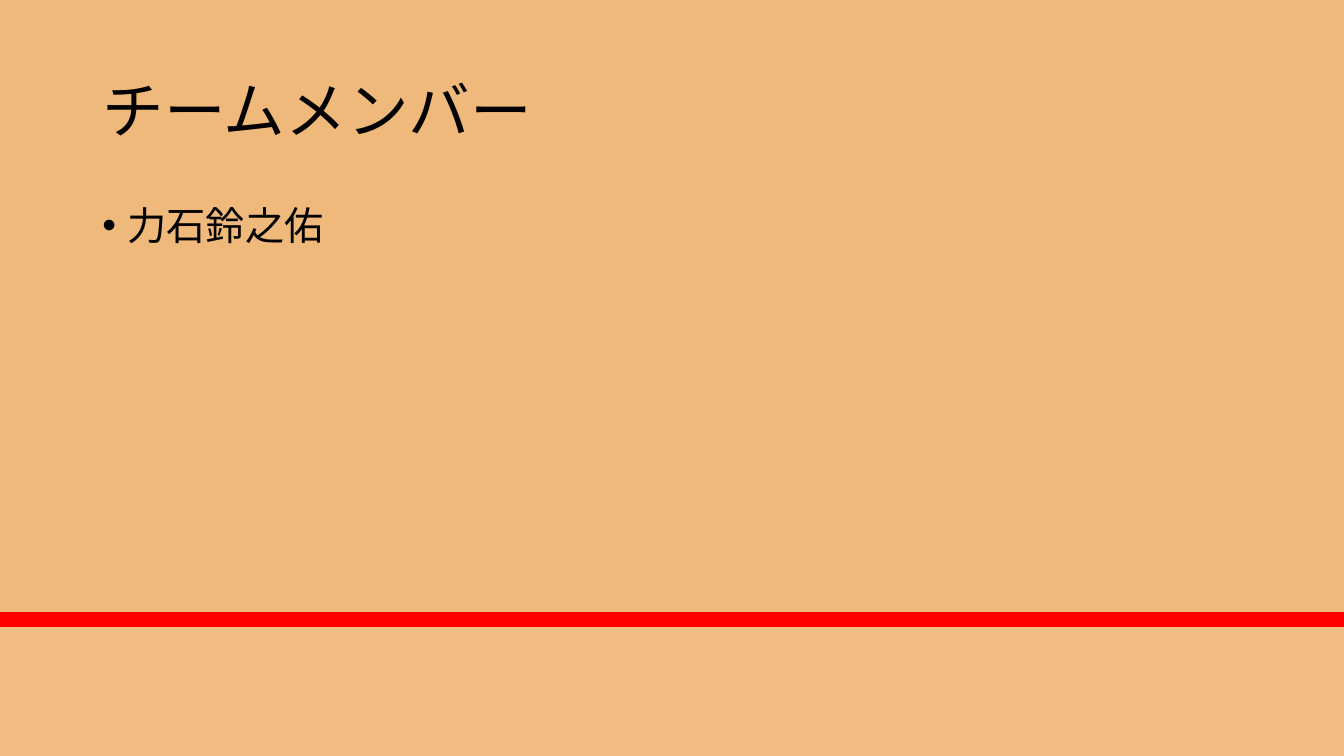
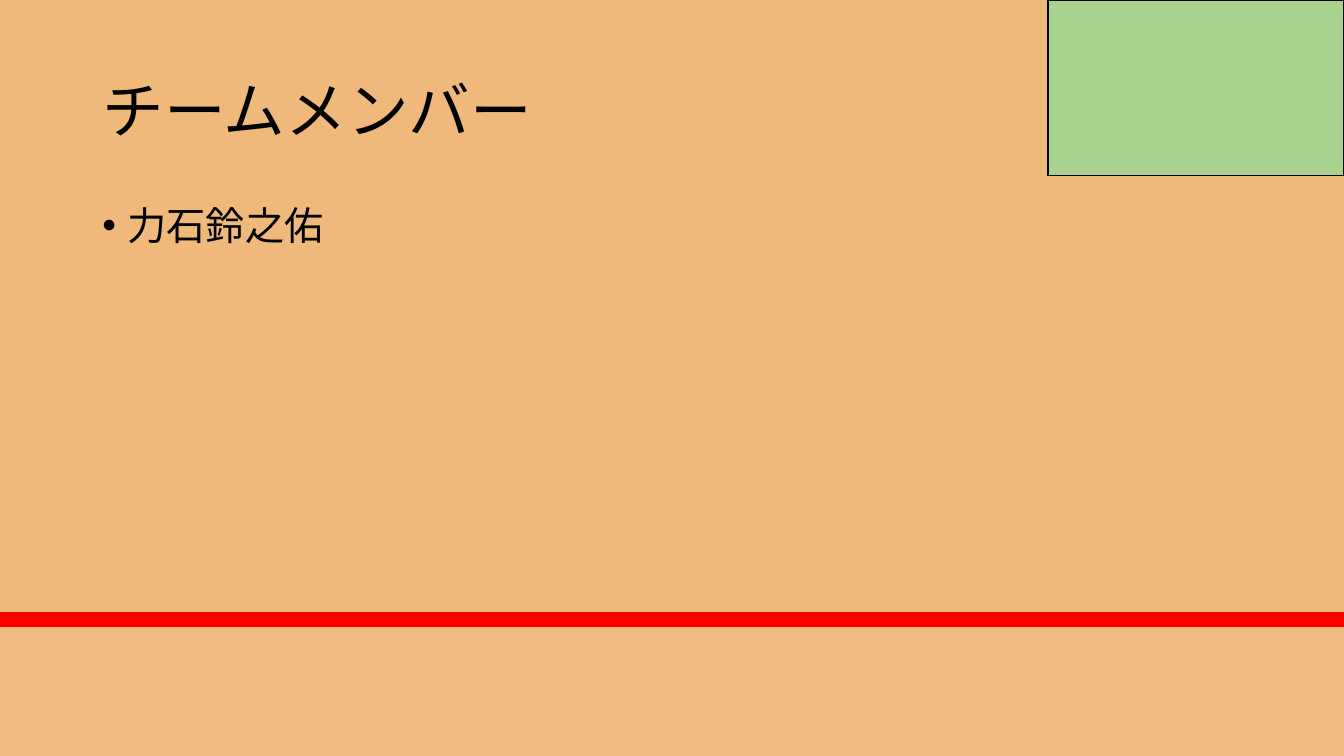
Before and after one commit to RikiishiSuzunosuke/AIspeaker_yosie, a slide deck: slide 30 of presentation/AIスピーカー開発_3_main.pptx. Drawn at 1344x756 pixels with LibreOffice and Linux fonts; fonts in the diff are those of the drawing. Boxes give left, top, right and bottom in pixels: in the first picture for what was removed or moved away, otherwise in the second. Text is boxed around its words. In the diff, an @@ line names an element or a change of style, - is before the commit and + after.

```diff
--- a/presentation/AIスピーカー開発_3_main.pptx
+++ b/presentation/AIスピーカー開発_3_main.pptx
@@ rectangle added at <box>1049,0,1344,175</box>, fill #A9D18E, outline #000000 1 pt @@
```
Also in this commit, not shown: 14 other slides changed, 4 other files.
